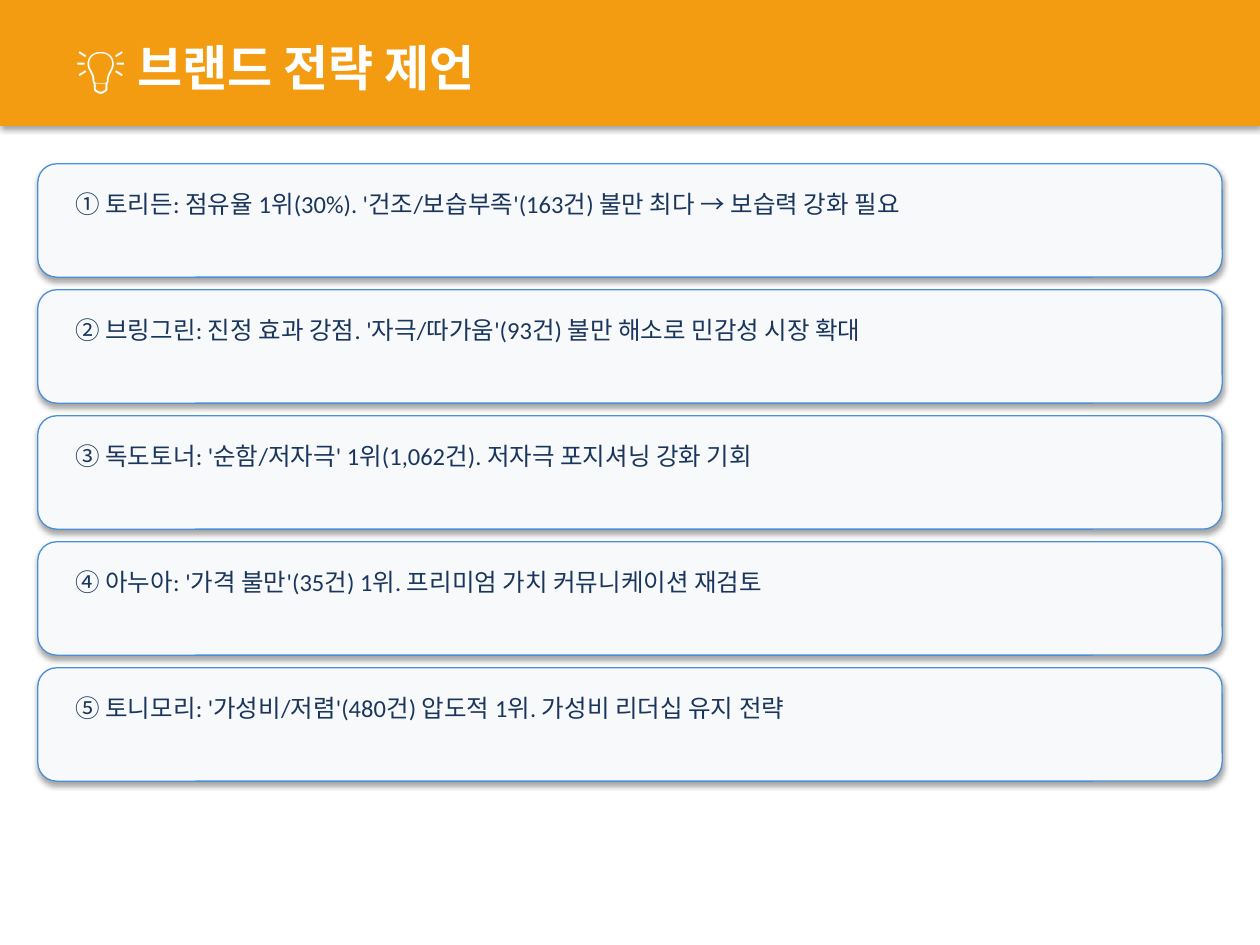
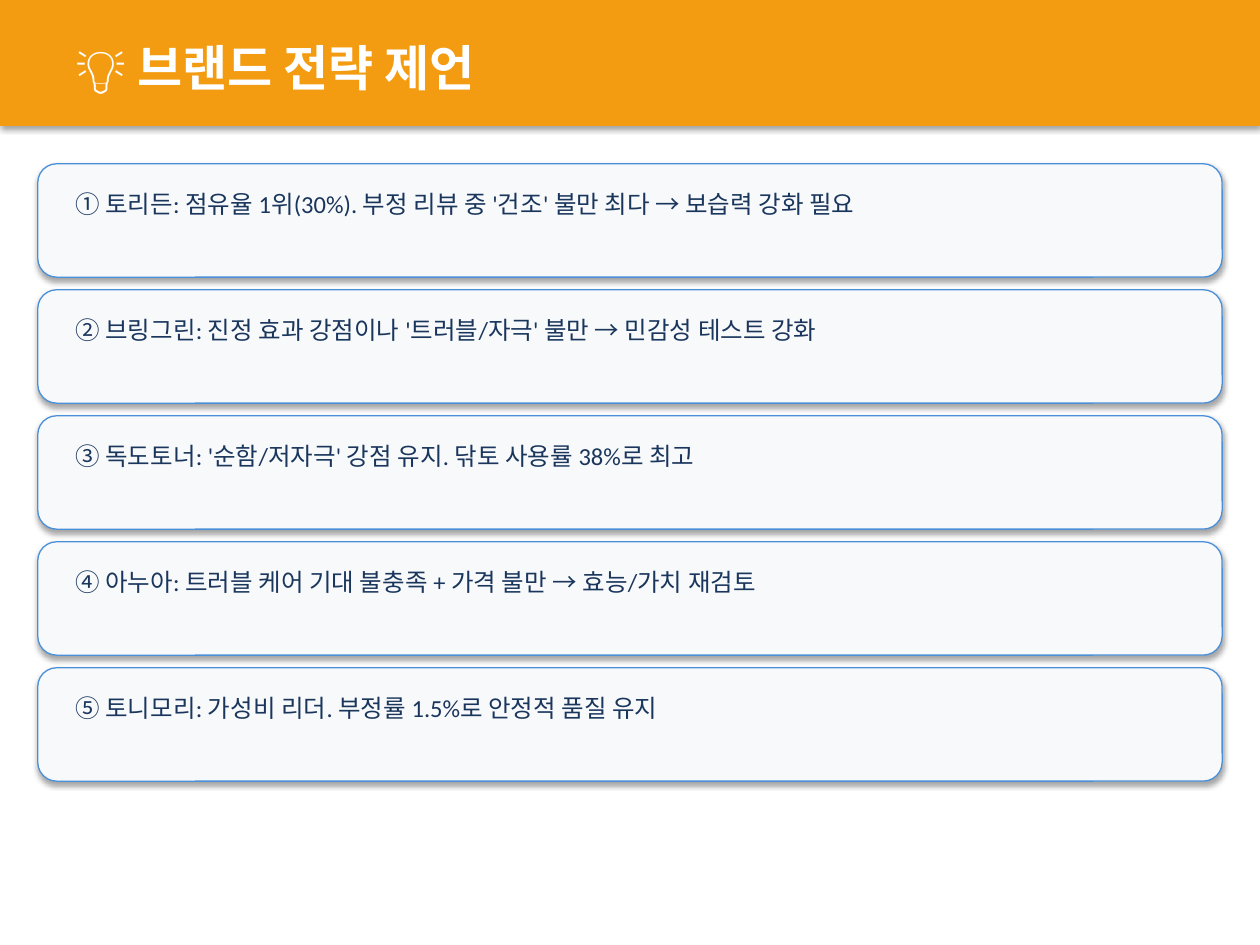
Before and after one commit to leeyoonsun53/review_analysis, a slide deck: slide 32 of output/토너_리뷰분석_리포트.pptx (slide 24 before the commit). Drawn at 1260x945 pixels with LibreOffice and Linux fonts; fonts in the diff are those of the drawing. Boxes give left, top, right and bottom in pixels: in the first picture for what was removed or moved away, otherwise in the second. Text is boxed around its words. In the diff, an @@ line names an element or a change of style, - is before the commit and + after.

```diff
--- a/output/토너_리뷰분석_리포트.pptx
+++ b/output/토너_리뷰분석_리포트.pptx
@@ text at (75,192,854,216): text changed @@
-① 토리든: 점유율 1위(30%). '건조/보습부족'(163건) 불만 최다 → 보습력 강화 필요
+① 토리든: 점유율 1위(30%). 부정 리뷰 중 '건조' 불만 최다 → 보습력 강화 필요
@@ text at (75,318,816,341): text changed @@
-② 브링그린: 진정 효과 강점. '자극/따가움'(93건) 불만 해소로 민감성 시장 확대
+② 브링그린: 진정 효과 강점이나 '트러블/자극' 불만 → 민감성 테스트 강화
@@ text at (75,444,694,467): text changed @@
-③ 독도토너: '순함/저자극' 1위(1,062건). 저자극 포지셔닝 강화 기회
+③ 독도토너: '순함/저자극' 강점 유지. 닦토 사용률 38%로 최고
@@ text at (75,570,756,593): text changed @@
-④ 아누아: '가격 불만'(35건) 1위. 프리미엄 가치 커뮤니케이션 재검토
+④ 아누아: 트러블 케어 기대 불충족 + 가격 불만 → 효능/가치 재검토
@@ text at (75,696,657,719): text changed @@
-⑤ 토니모리: '가성비/저렴'(480건) 압도적 1위. 가성비 리더십 유지 전략
+⑤ 토니모리: 가성비 리더. 부정률 1.5%로 안정적 품질 유지
```
Also in this commit, not shown: 3 other slides changed, 8 slides added, 1 other file.
